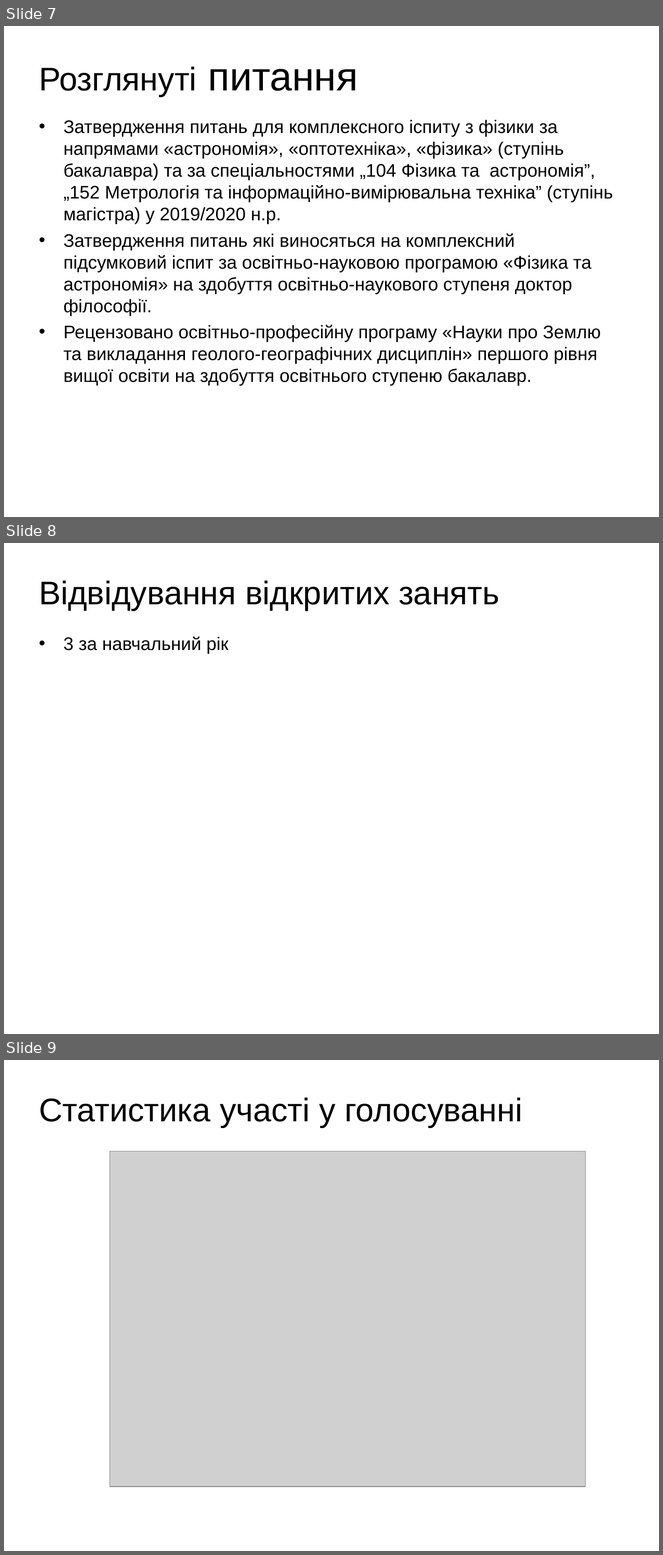
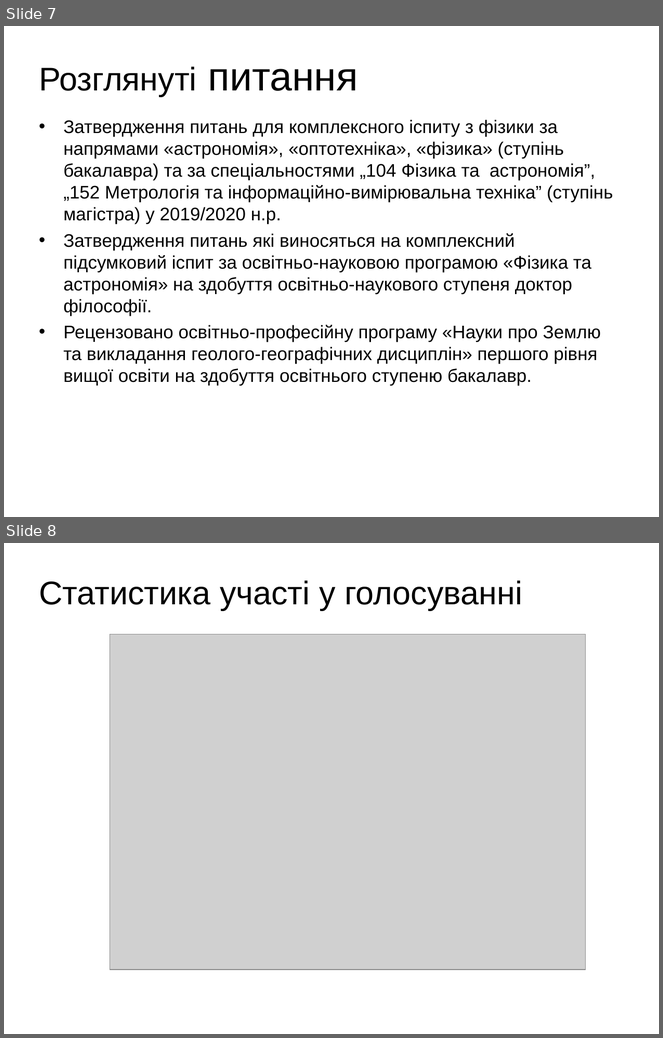
Before and after one commit to l432/NMK, a slide deck: Olikh/Zvit19_20.ppt. Shown one above the other, each under a label of ours: slides 7, 8 and 9 before the commit, slides 7 and 8 after it. The pictures are 663x1555 and 663x1038 pixels, drawn with LibreOffice and Linux fonts; fonts in the diff are those of the drawing; grey boxes stand for pictures; background and template pictures are left out. Boxes give left, top, right and bottom in pixels: in the first picture for what was removed or moved away, otherwise in the second. Text is boxed around its words. In the diff, an @@ line names an element or a change of style, - is before the commit and + after.

```diff
--- a/Olikh/Zvit19_20.ppt
+++ b/Olikh/Zvit19_20.ppt
@@ slide 8 removed at (4, 543, 659, 1034), background picture (left out) @@
@@ title removed at (39, 580, 500, 611) @@
-Відвідування відкритих занять
@@ text removed at (63, 637, 229, 654) @@
-• 3 за навчальний рік
@@ what was slide 9 is now slide 8 @@
```
Also in this commit, not shown: 1 other slide removed, 7 other files.
